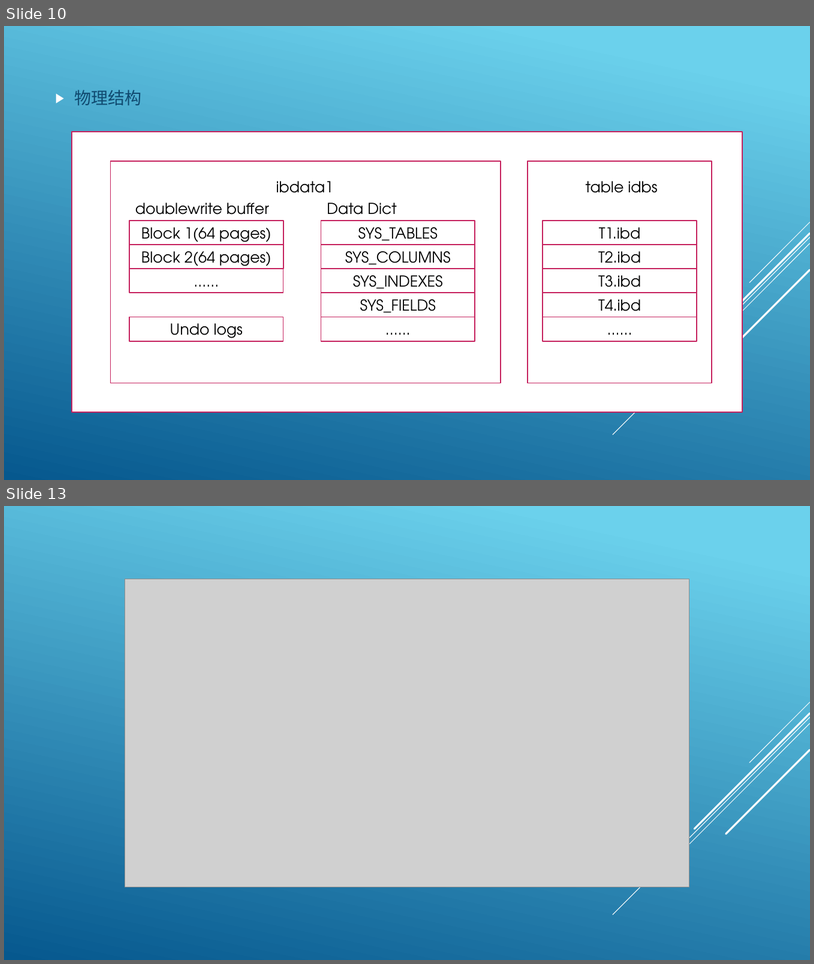
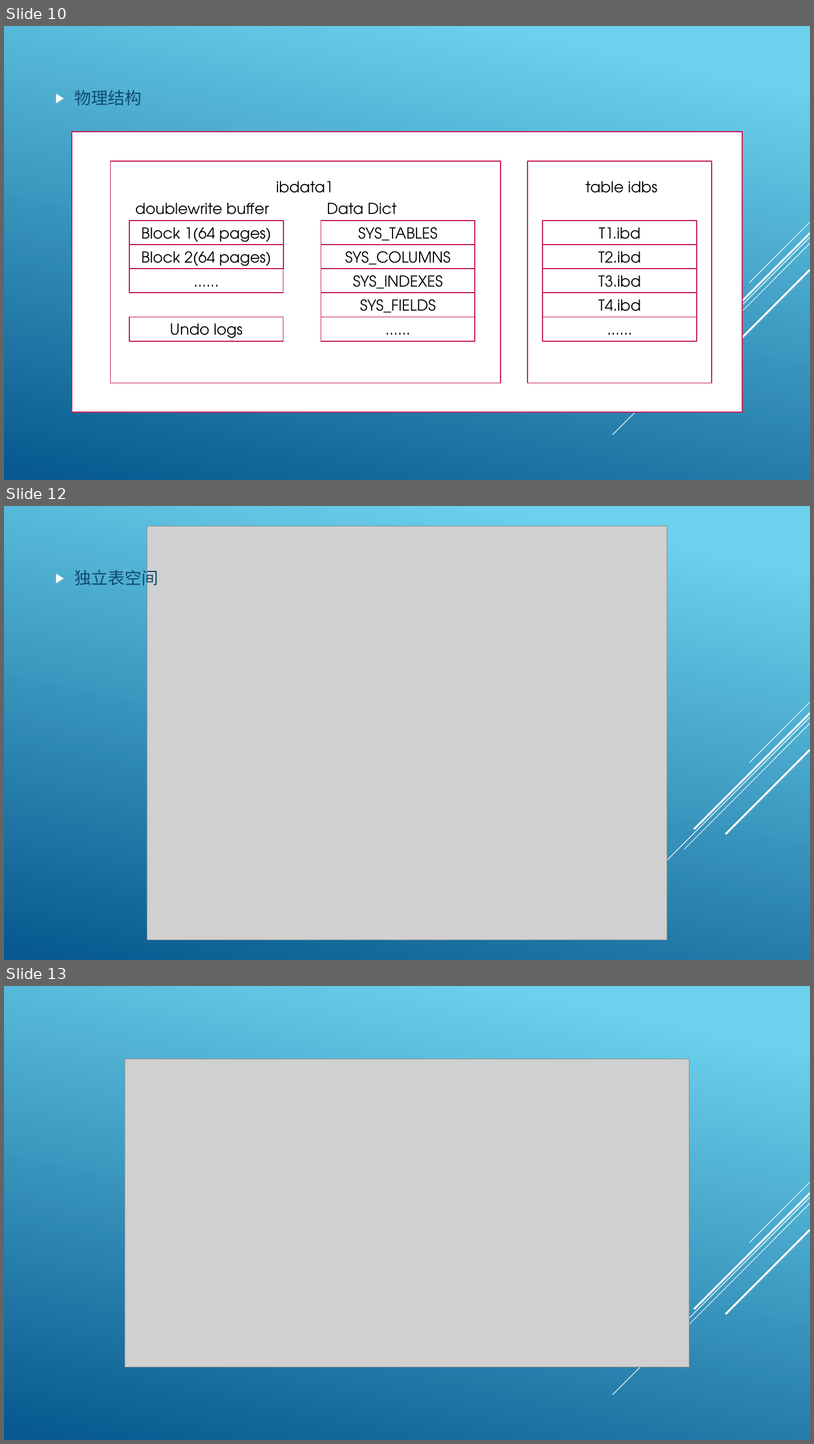
Before and after one commit to tank520/MyNote, a slide deck: 02 软件开发/03 数据库/MySQL.pptx. Shown one above the other, each under a label of ours: slides 10 and 13 before the commit, slides 10, 12 and 13 after it; the slides between them are not shown. The pictures are 814x964 and 814x1444 pixels, drawn with LibreOffice and Linux fonts; fonts in the diff are those of the drawing; grey boxes stand for pictures. Boxes give left, top, right and bottom in pixels: in the first picture for what was removed or moved away, otherwise in the second. Text is boxed around its words. In the diff, an @@ line names an element or a change of style, - is before the commit and + after.

```diff
--- a/02 软件开发/03 数据库/MySQL.pptx
+++ b/02 软件开发/03 数据库/MySQL.pptx
@@ slide 12 added at bbox=[4, 506, 810, 960], background gradient #6ED2EB to #06588E; not listed: 5 template elements that a slide beside it also shows @@
@@ picture added at bbox=[147, 526, 667, 940] @@
@@ text added at bbox=[74, 567, 158, 589], 20 pt, text #0F496F @@
+▶ 独立表空间
```
Also in this commit, not shown: 1 other slide added, 2 slides removed, 1 other file.
